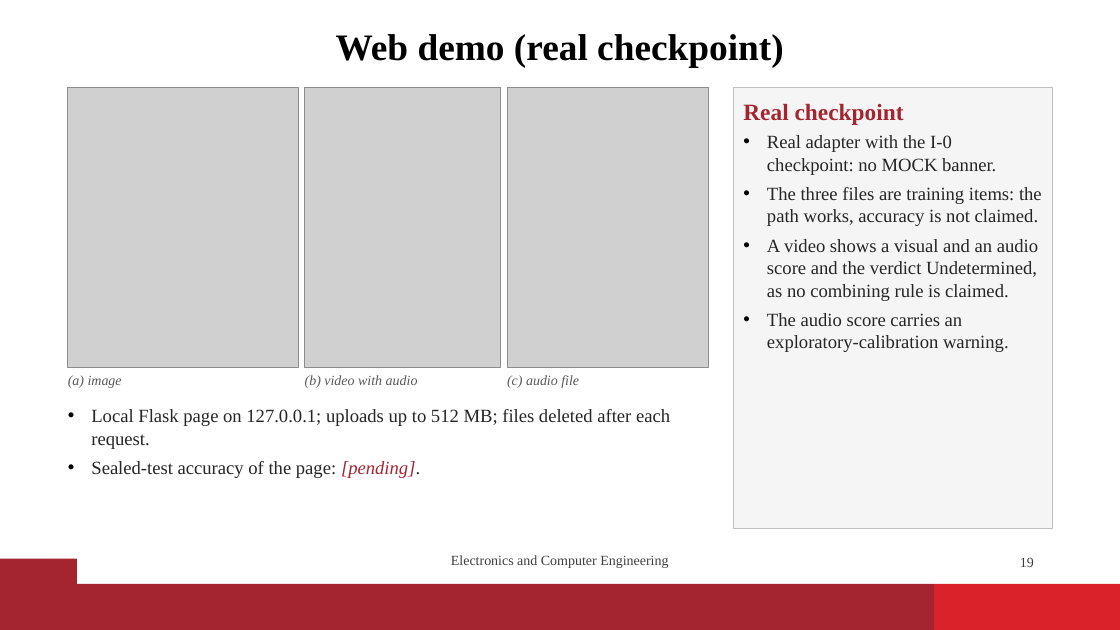
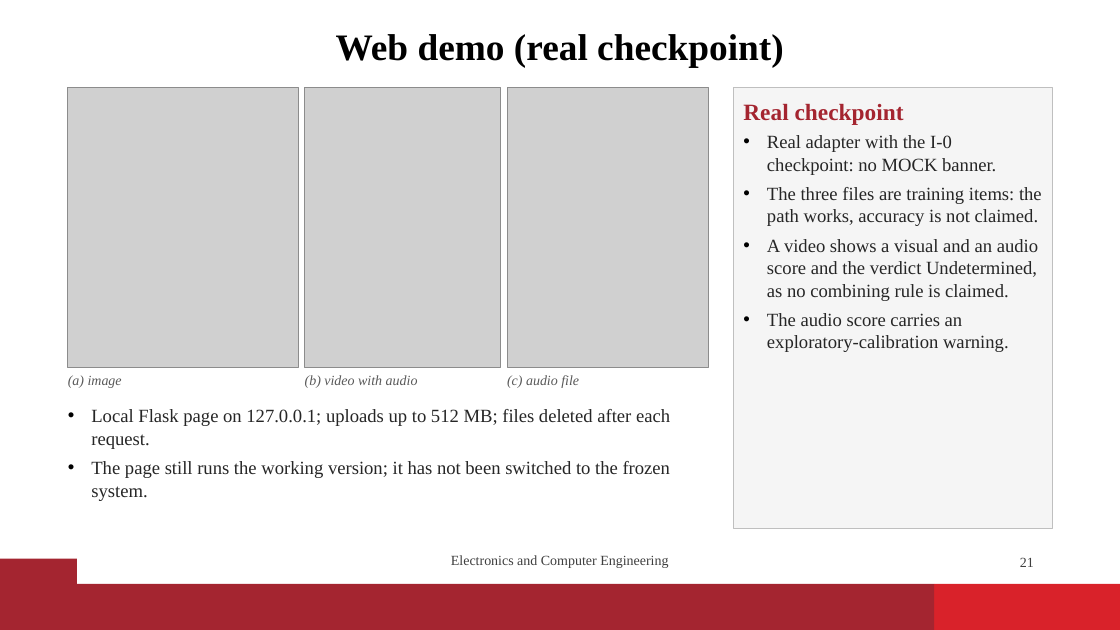
Before and after one commit to vaibhavshiroorkar/deepfake-detection, a slide deck: slide 21 of slides/DeepFake_Detection_Presentation.pptx (slide 19 before the commit). Drawn at 1120x630 pixels with LibreOffice and Linux fonts; fonts in the diff are those of the drawing; grey boxes stand for pictures; background and template pictures are left out. Boxes give left, top, right and bottom in pixels: in the first picture for what was removed or moved away, otherwise in the second. Text is boxed around its words. In the diff, an @@ line names an element or a change of style, - is before the commit and + after.

Commit message:
paper,report,slides: sealed results (T1 to T3, staircase, LAV-DF), pending cells filled; ladder figure I-8 row

```diff
--- a/slides/DeepFake_Detection_Presentation.pptx
+++ b/slides/DeepFake_Detection_Presentation.pptx
@@ text at box(91, 461, 671, 501): text changed @@
-• Sealed-test accuracy of the page: [pending].
+• The page still runs the working version; it has not been switched to the frozen system.
@@ page number at box(1020, 557, 1034, 567): text changed @@
-19
+21
```
Also in this commit, not shown: 13 other slides changed, 3 slides added, 17 other files.
